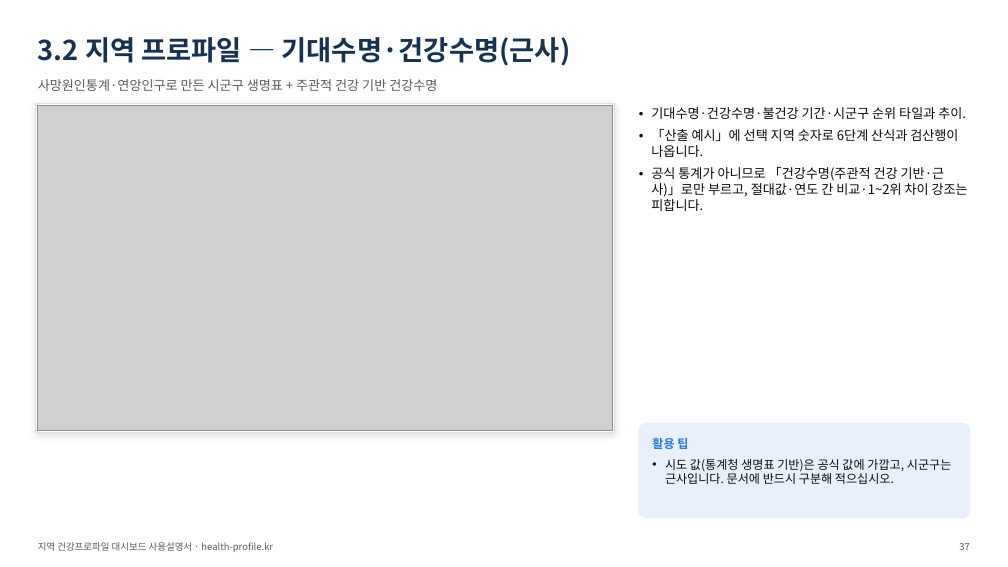
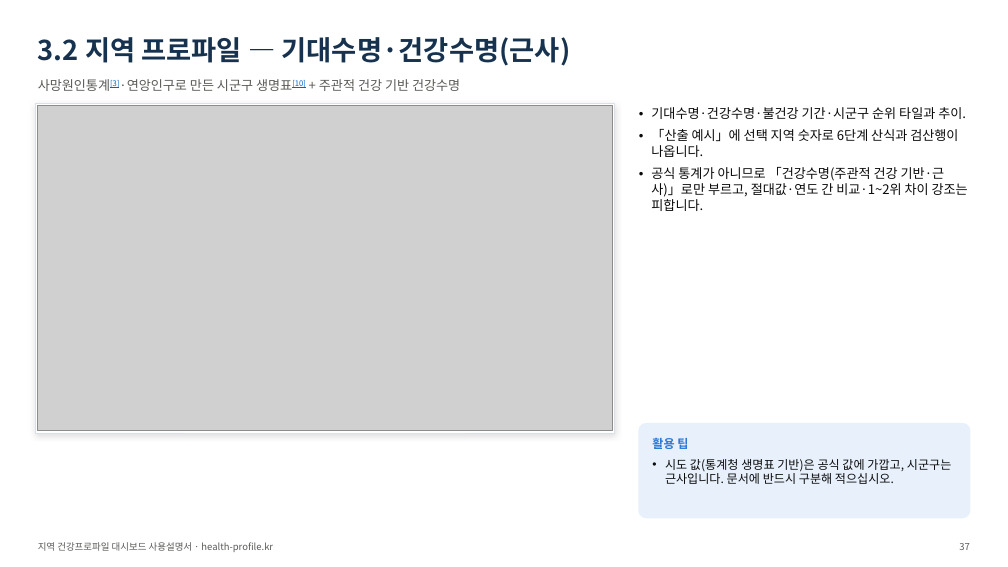
Before and after one commit to soonryu74/soonryu74.github.io, a slide deck: slide 37 of health-dashboard/docs/지역건강프로파일_대시보드_사용설명서_v1.pptx. Drawn at 1008x567 pixels with LibreOffice and Linux fonts; fonts in the diff are those of the drawing; grey boxes stand for pictures. Boxes give left, top, right and bottom in pixels: in the first picture for what was removed or moved away, otherwise in the second. Text is boxed around its words. In the diff, an @@ line names an element or a change of style, - is before the commit and + after.

```diff
--- a/health-dashboard/docs/지역건강프로파일_대시보드_사용설명서_v1.pptx
+++ b/health-dashboard/docs/지역건강프로파일_대시보드_사용설명서_v1.pptx
@@ text at [38,79,460,91]: text changed @@
-사망원인통계·연앙인구로 만든 시군구 생명표 + 주관적 건강 기반 건강수명
+사망원인통계[3]·연앙인구로 만든 시군구 생명표[10] + 주관적 건강 기반 건강수명
```
Also in this commit, not shown: 17 other slides changed, 2 slides added, 30 other files.
